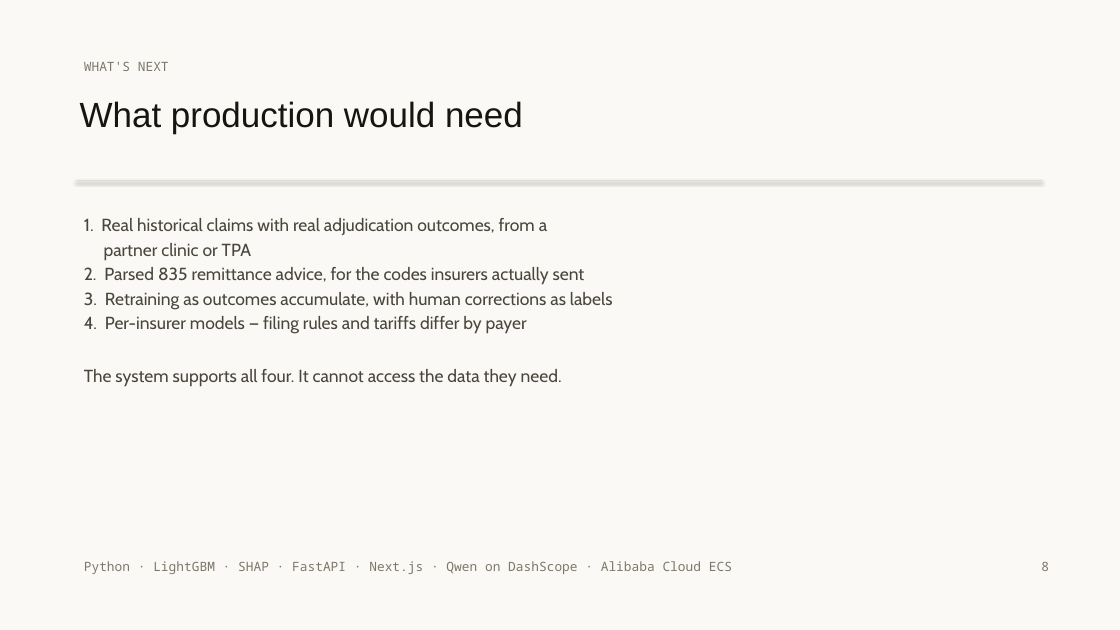
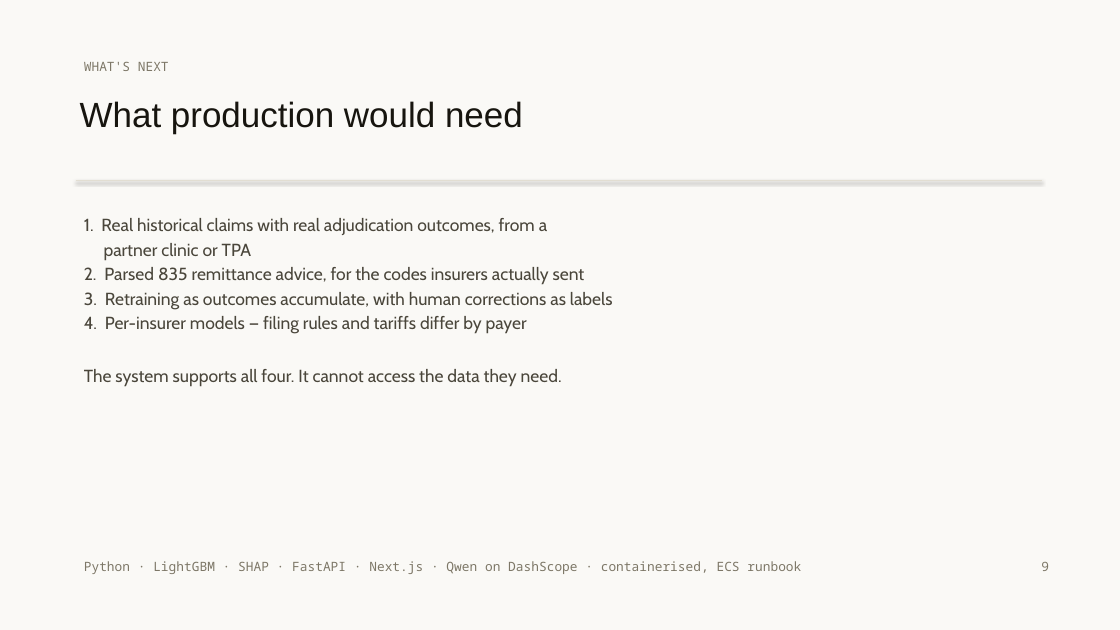
Before and after one commit to mirza-ahsan/tasdeeq-e-bima, a slide deck: slide 9 of docs/deck.pptx (slide 8 before the commit). Drawn at 1120x630 pixels with LibreOffice and Linux fonts; fonts in the diff are those of the drawing. Boxes give left, top, right and bottom in pixels: in the first picture for what was removed or moved away, otherwise in the second. Text is boxed around its words. In the diff, an @@ line names an element or a change of style, - is before the commit and + after.

Commit message:
Correct the deployment claim and add an interface slide
The description and the deck both said the system is "deployed on Alibaba
Cloud ECS". It is not, and was never going to be before the deadline — both
services are containerised and deployment.md is a tested runbook, which is
what they now say. A judge asking for the live URL should not find the
submission overstating itself.

The deck had eight slides and none of them showed what the thing does. Adds
one on the interface: the estimate visible from the first question, answers
scored against the reading before them, and no reason code invented for a
clean claim.

```diff
--- a/docs/deck.pptx
+++ b/docs/deck.pptx
@@ text at [84,561,801,574]: text changed @@
-Python · LightGBM · SHAP · FastAPI · Next.js · Qwen on DashScope · Alibaba Cloud ECS
+Python · LightGBM · SHAP · FastAPI · Next.js · Qwen on DashScope · containerised, ECS runbook
@@ text at [1041,562,1049,571]: text changed @@
-8
+9
```
Also in this commit, not shown: 3 other slides changed, 1 slide added, 3 other files.
